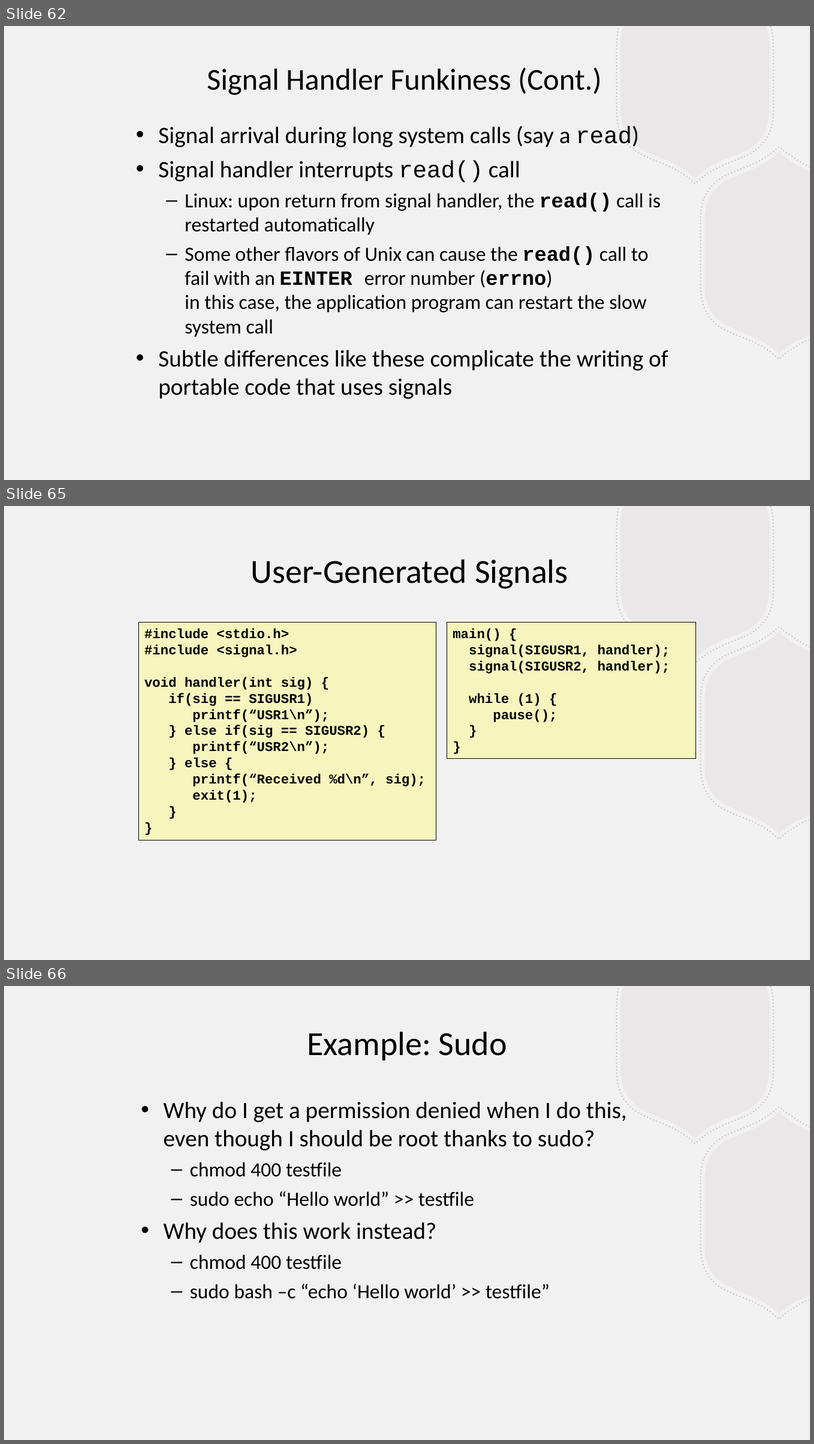
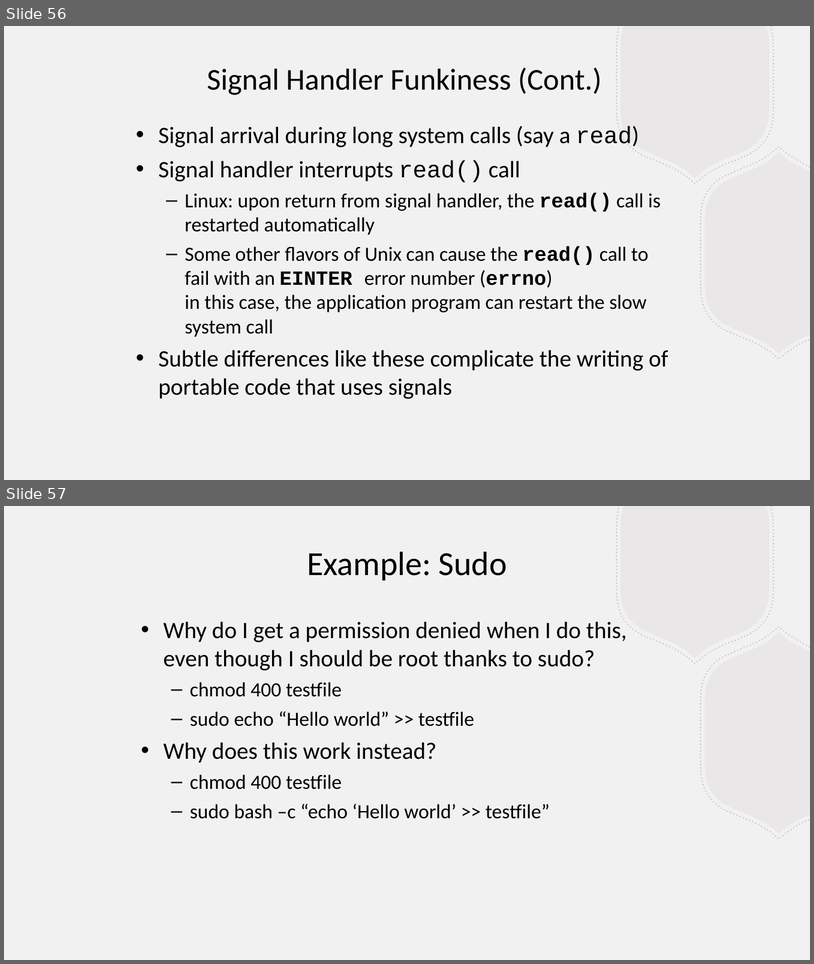
Before and after one commit to BillJr99/Ursinus-CS376, a slide deck: files/lectures/shellipc.pptx. Shown one above the other, each under a label of ours: slides 62, 65 and 66 before the commit, slides 56 and 57 after it; the slides between them are not shown. The pictures are 814x1444 and 814x964 pixels, drawn with LibreOffice and Linux fonts; fonts in the diff are those of the drawing. Boxes give left, top, right and bottom in pixels: in the first picture for what was removed or moved away, otherwise in the second. Text is boxed around its words. In the diff, an @@ line names an element or a change of style, - is before the commit and + after.

```diff
--- a/files/lectures/shellipc.pptx
+++ b/files/lectures/shellipc.pptx
@@ slide 65 removed at <box>4,506,810,960</box>, background #F2F1F1; not listed: 4 template elements that a slide beside it also shows @@
@@ text removed at <box>251,559,569,589</box> @@
-User-Generated Signals
@@ rectangle removed at <box>138,622,436,840</box> @@
-#include <stdio.h>
-#include <signal.h>
-void handler(int sig) {
-if(sig == SIGUSR1)
-printf(“USR1\n”);
-} else if(sig == SIGUSR2) {
-printf(“USR2\n”);
-} else {
-printf(“Received %d\n”, sig);
-exit(1);
-}
-}
@@ rectangle removed at <box>447,622,696,759</box> @@
-main() {
-signal(SIGUSR1, handler);
-signal(SIGUSR2, handler);
-while (1) {
-pause();
-}
-}
@@ what was slide 62 is now slide 56 @@
@@ what was slide 66 is now slide 57 @@
```
Also in this commit, not shown: 1 slide changed, 1 slide added, 36 other slides removed, 1 other file.
